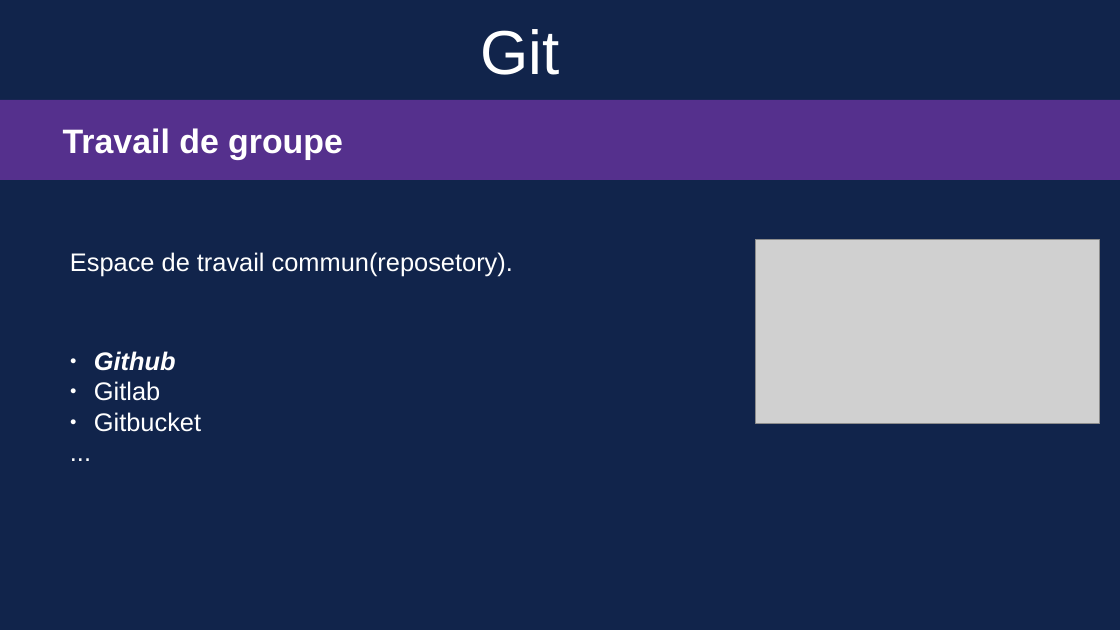
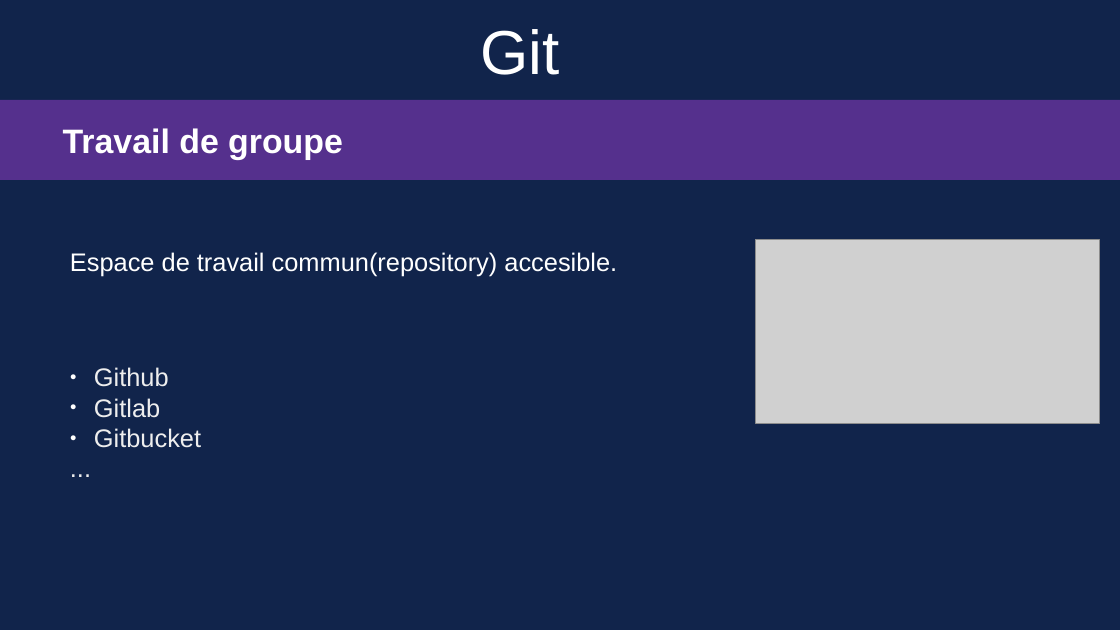
Before and after one commit to Sauvage89/guide_git, a slide deck: slide 10 of guide_git.odp. Drawn at 1120x630 pixels with LibreOffice and Linux fonts; fonts in the diff are those of the drawing; grey boxes stand for pictures. Boxes give left, top, right and bottom in pixels: in the first picture for what was removed or moved away, otherwise in the second. Text is boxed around its words. In the diff, an @@ line names an element or a change of style, - is before the commit and + after.

```diff
--- a/guide_git.odp
+++ b/guide_git.odp
@@ text at [70, 252, 617, 277]: text changed @@
-Espace de travail commun(reposetory).
+Espace de travail commun(repository) accesible.
@@ text "Github": place and size @@
-text "Github" at [94, 351, 201, 432]
+text "Github" at [94, 367, 201, 448]
@@ text "Github" at [94, 367, 201, 448]: text colour #FFFFFF to #EEEEEE; bold off, italic off in "Github" @@
```
Also in this commit, not shown: 1 other slide changed, 4 slides added.
